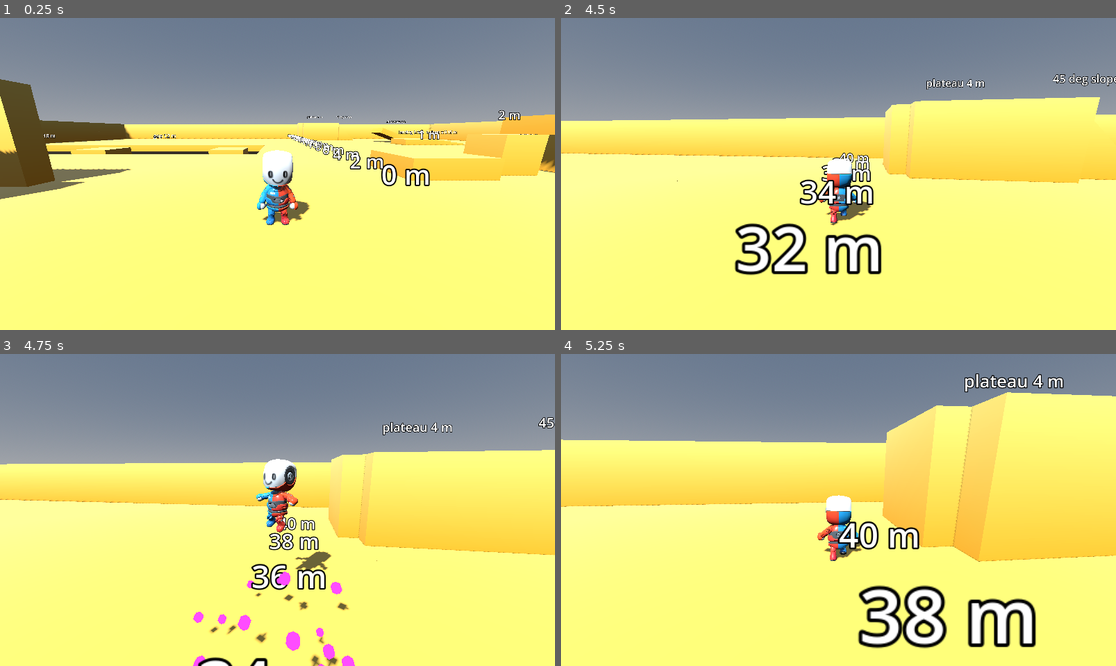
Above: before the commit, frames 1-4 (two rows, left to right).
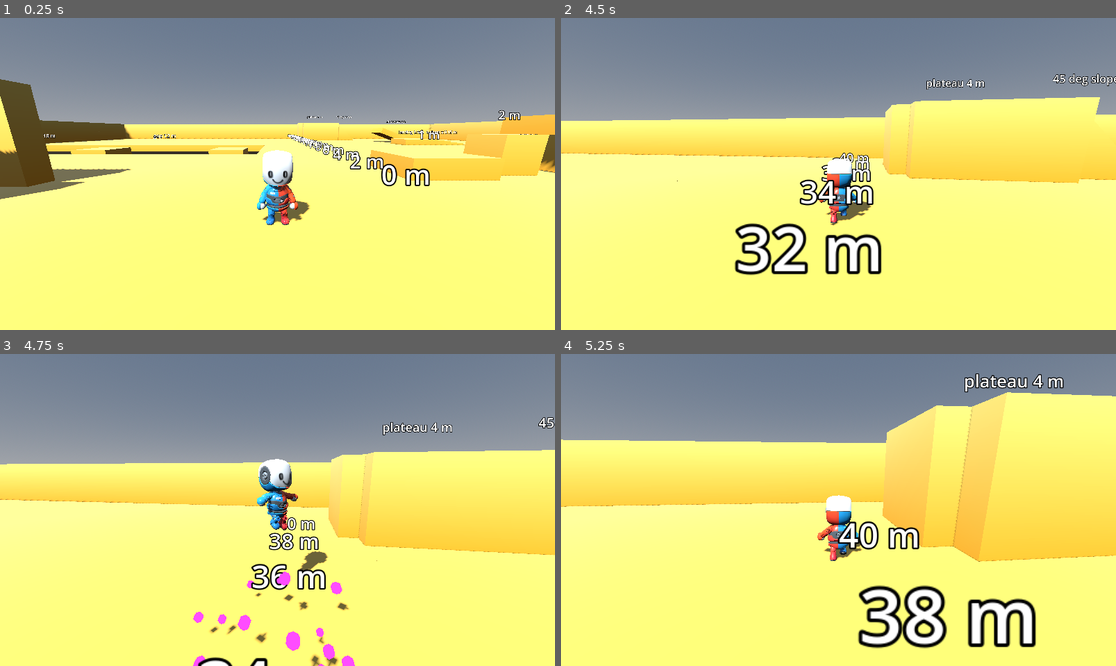
Above: after the commit, the same moments.

Repository: bistlaudio/Attimo
Game: Godot game, scene res://scenes/test/movement_gym.tscn
The game is run twice, just before and just after one commit, with the same random seed, the same clock (stepped at 60 frames per second) and the same inputs.
Inputs (mouse positions are in pixels of both pictures, inside the frame that each line leads up to):
- Up to frame 1 (0.25 s): no input
- Up to frame 2 (4.5 s): tap Enter at 0.5 s; move the mouse to (866, 174) at 0.52 s; hold Right mouse button (aim) 0.53-1.28 s; hold W (move_forward) from 0.53 s (still down); click (866, 174) at 0.67 s; tap Space (jump) at 0.77, 1.52, 3.02, 3.77 s; move the mouse to (810, 174) at 1.27 s; tap Middle mouse button (camera_recenter) at 1.35 s; move the mouse to (849, 167) at 2.02 s; hold Shift (dash) 2.03-2.78 s; move the mouse to (832, 180) at 2.77 s; tap E (interact) at 2.85 s; click (832, 180) at 2.92 s; move the mouse to (877, 177) at 3.52 s; tap Mouse wheel down (module_next) at 3.6 s; move the mouse to (794, 170) at 4.27 s; tap Mouse wheel up (module_prev) at 4.35 s
- Up to frame 3 (4.75 s): keep holding W (move_forward); tap Space (jump) at 4.52 s
- Up to frame 4 (5.25 s): keep holding W (move_forward); move the mouse to (844, 510) at 5.02 s; click (844, 510) at 5.1 s

Frames 1-2 are identical in both runs. In frame 3, 1.0% of the frame differs, in the area x 46-60%, y 33-70%; in frame 4, nothing differs.

Commit message:
Revert pirouette direction flip: back to the original clockwise-from-above turn
Co-Authored-By: Claude Opus 5.5 <noreply@anthropic.com>

Diff:
--- a/attimo/scripts/player/procedural_pose.gd
+++ b/attimo/scripts/player/procedural_pose.gd
@@ -100,8 +100,7 @@
 ## corkscrew about the body axis) or around it (a tilted top), see spin_about_body_axis.
 func pose_basis() -> Basis:
 	var lean: Basis = Basis(lean_axis, lean_angle)
-	# Sign checked in the game by the developer on 2026-11-18: +1 is the turn that reads as clockwise on screen.
-	var turn_sign: float = 1.0 if pirouette_clockwise else -1.0
+	var turn_sign: float = -1.0 if pirouette_clockwise else 1.0
 	var spin: Basis = Basis(Vector3.UP, turn_sign * spin_angle)
 	if spin_about_body_axis:
 		return lean * spin
